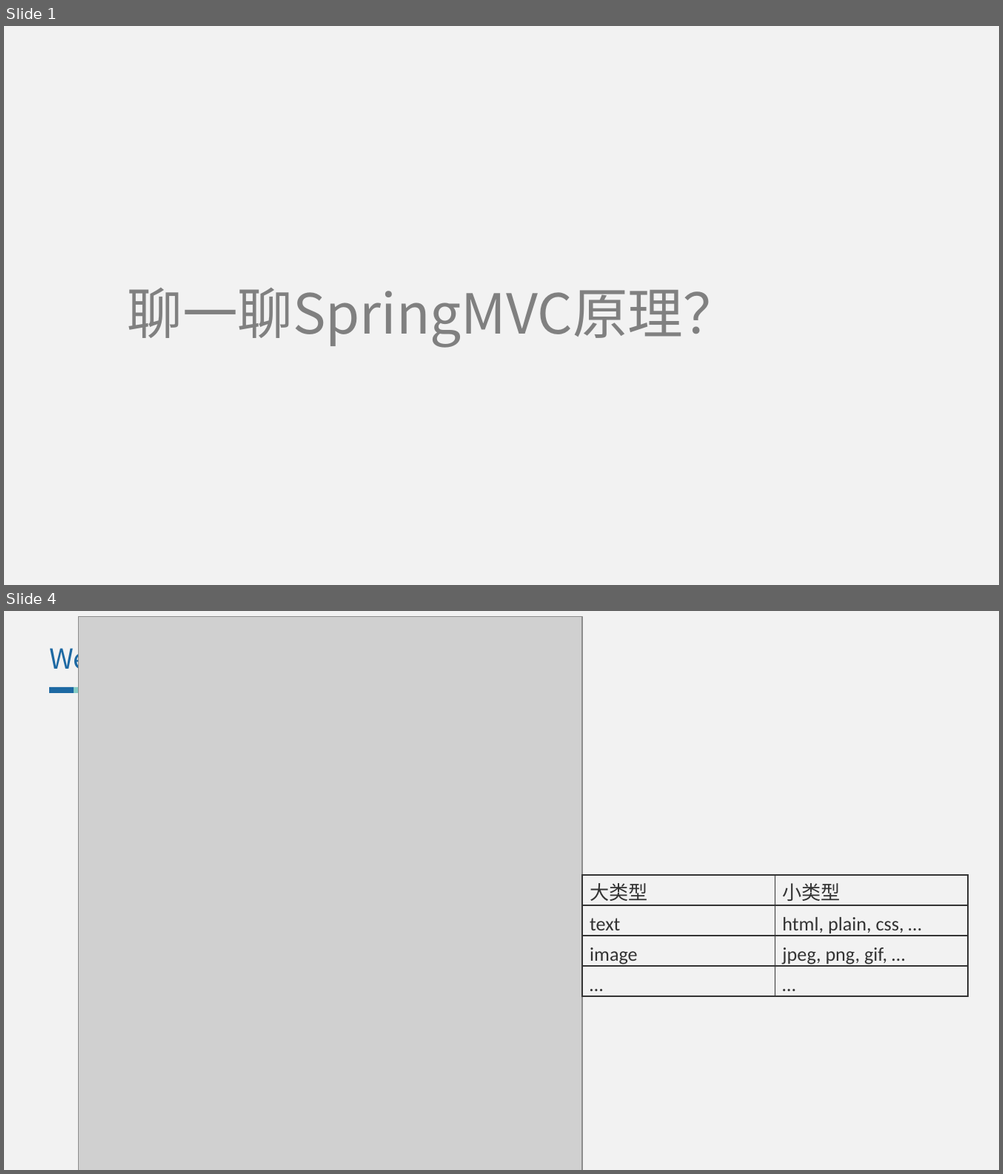
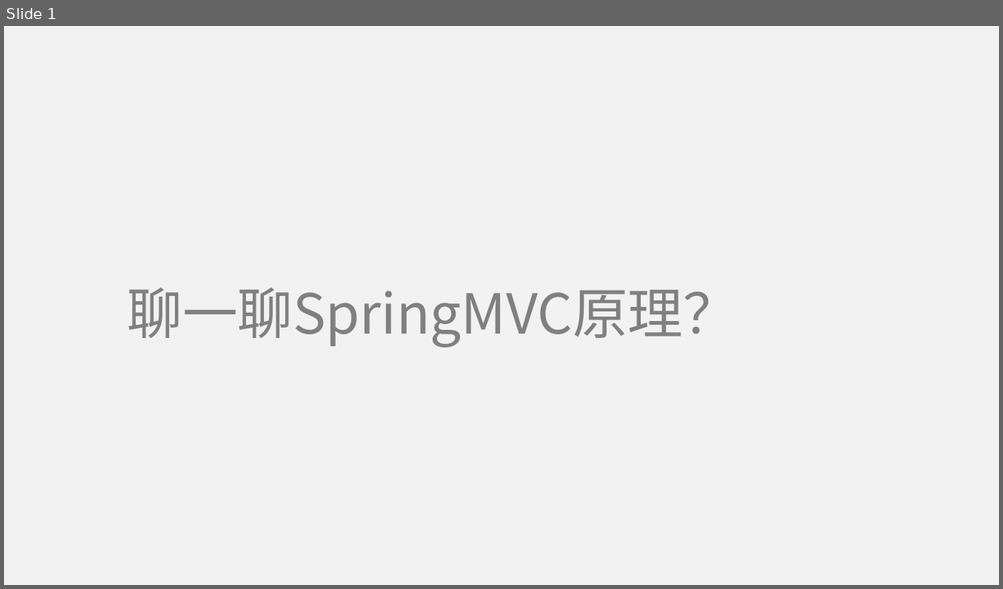
Before and after one commit to lvjiuluan/idea-projects, a slide deck: presentation/聊一聊SpringMVC原理？/聊一聊SpringMVC原理？.pptx. Shown one above the other, each under a label of ours: slides 1 and 4 before the commit, slide 1 after it; the slides between them are not shown. The pictures are 1003x1174 and 1003x589 pixels, drawn with LibreOffice and Linux fonts; fonts in the diff are those of the drawing; grey boxes stand for pictures. Boxes give left, top, right and bottom in pixels: in the first picture for what was removed or moved away, otherwise in the second. Text is boxed around its words. In the diff, an @@ line names an element or a change of style, - is before the commit and + after.

```diff
--- a/presentation/聊一聊SpringMVC原理？/聊一聊SpringMVC原理？.pptx
+++ b/presentation/聊一聊SpringMVC原理？/聊一聊SpringMVC原理？.pptx
@@ slide 4 removed at (x1=4, y1=611, x2=999, y2=1170), background #F2F2F2 @@
@@ picture removed at (x1=79, y1=617, x2=582, y2=1170) @@
@@ text removed at (x1=49, y1=641, x2=161, y2=676) @@
-Web基础
@@ rectangle removed at (x1=50, y1=687, x2=74, y2=694) @@
@@ rectangle removed at (x1=74, y1=687, x2=99, y2=694) @@
@@ table removed at (x1=582, y1=876, x2=967, y2=987), 4 rows, 2 columns @@
-大类型 | 小类型
-text | html, plain, css, …
-image | jpeg, png, gif, …
-… | …
```
Also in this commit, not shown: 5 slides added, 3 other slides removed, 2 other files.
